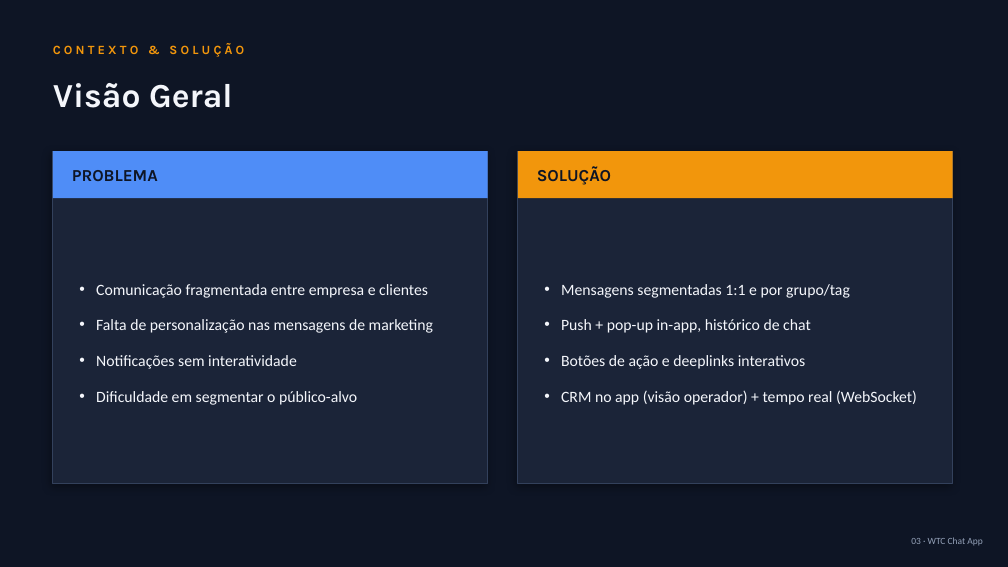
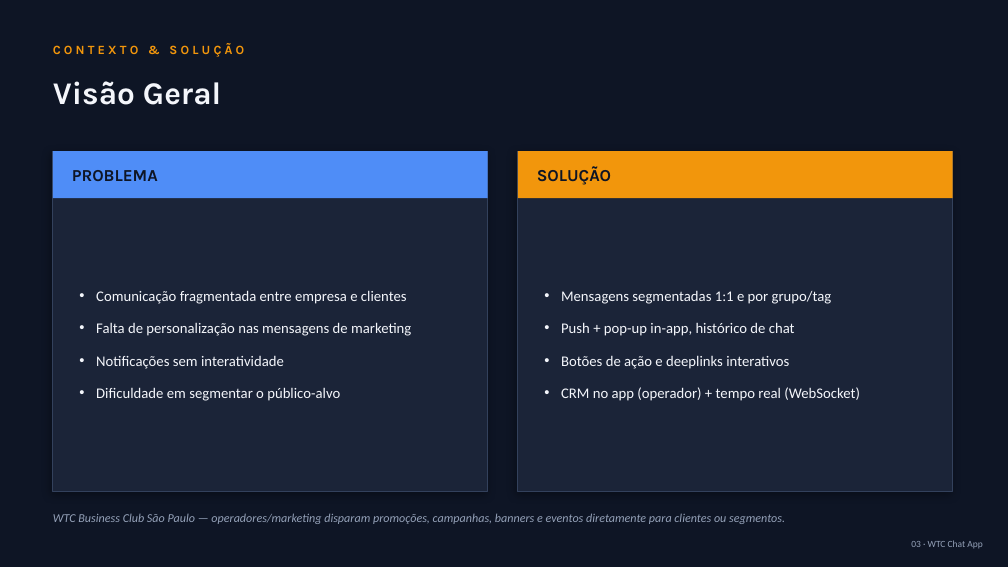
Before and after one commit to artcgranja/Challenge-WTC, a slide deck: slide 3 of Documentation/WTC-Challenge-Sprint2-Apresentacao.pptx. Drawn at 1008x567 pixels with LibreOffice and Linux fonts; fonts in the diff are those of the drawing. Boxes give left, top, right and bottom in pixels: in the first picture for what was removed or moved away, otherwise in the second. Text is boxed around its words. In the diff, an @@ line names an element or a change of style, - is before the commit and + after.

```diff
--- a/Documentation/WTC-Challenge-Sprint2-Apresentacao.pptx
+++ b/Documentation/WTC-Challenge-Sprint2-Apresentacao.pptx
@@ text "Visão Geral" at <box>53,81,221,105</box>: size 32 to 30 pt @@
@@ rectangle: place and size @@
-rectangle at <box>53,151,488,484</box>
+rectangle at <box>53,151,488,492</box>
@@ rectangle: place and size @@
-rectangle at <box>518,151,953,484</box>
+rectangle at <box>518,151,953,492</box>
@@ text "Comunicação fragmentada entre empresa e ..." at <box>96,290,411,401</box>: size 15 to 14 pt; less space between paragraphs @@
@@ text at <box>561,291,832,369</box>: size 15 to 14 pt in "Mensagens segmentadas 1:1 e por grupo/tag", "Push + pop-up in-app, histórico de chat", "Botões de ação e deeplinks interativos"; less space between paragraphs @@
@@ text at <box>561,387,860,401</box>: text changed; size 15 to 14 pt @@
-• CRM no app (visão operador) + tempo real (WebSocket)
+• CRM no app (operador) + tempo real (WebSocket)
@@ text added at <box>53,513,785,524</box>, 11.5 pt, text #94A1B8, italic @@
+WTC Business Club São Paulo — operadores/marketing disparam promoções, campanhas, banners e eventos diretamente para clientes ou segmentos.
```
Also in this commit, not shown: 6 other slides changed, 17 slides added, 4 slides removed, 2 other files.
